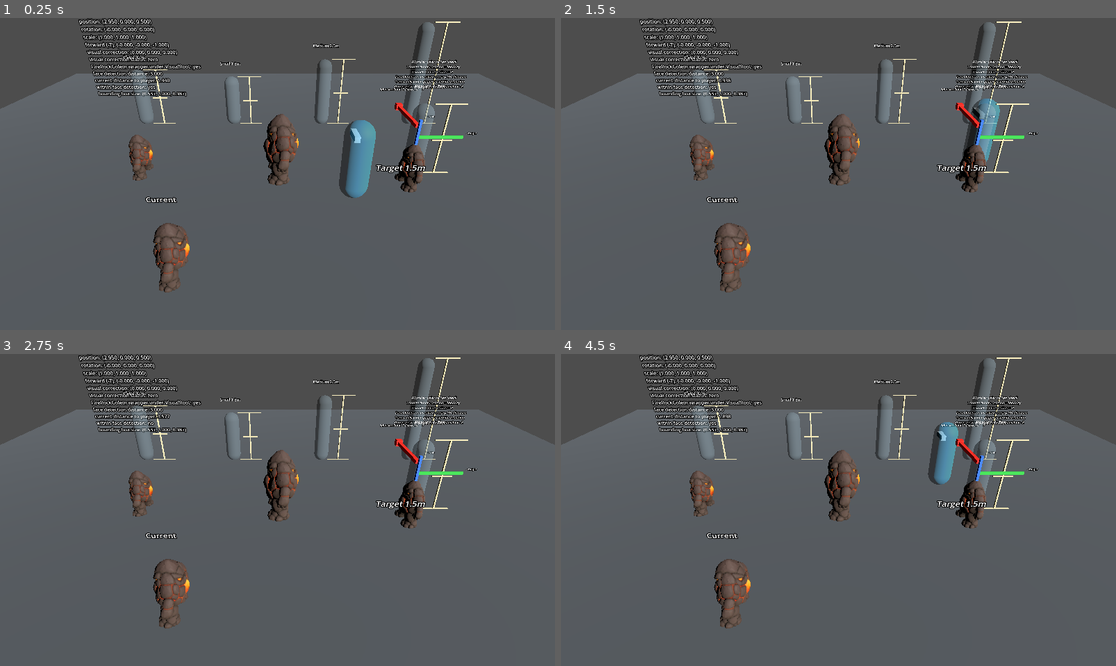
Above: before the commit, frames 1-4 (two rows, left to right).
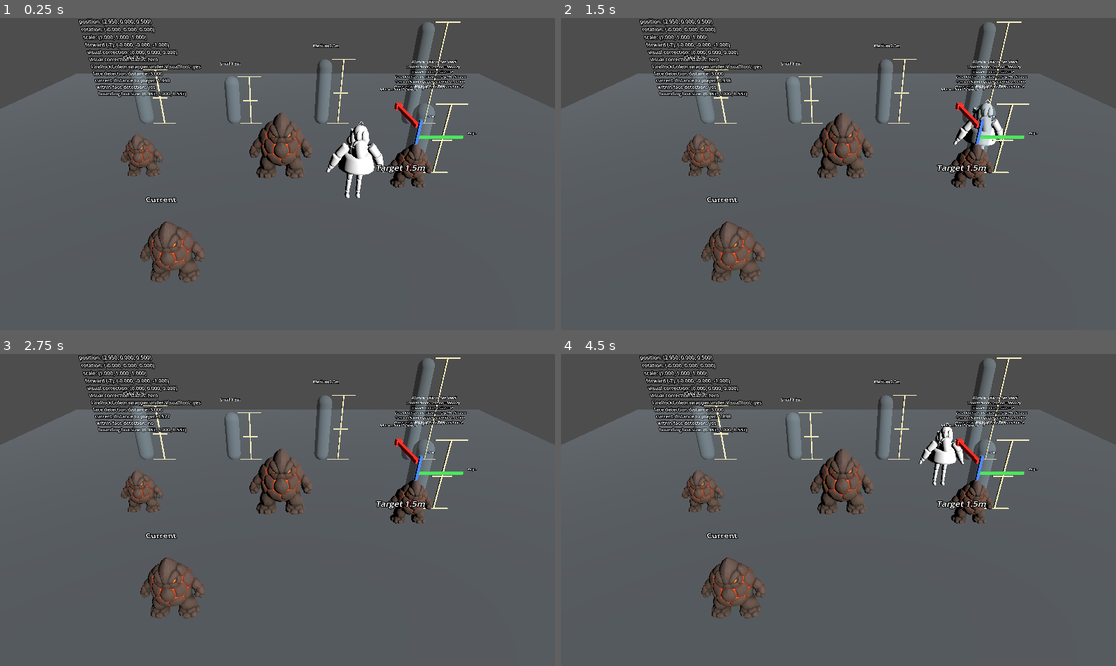
Above: after the commit, the same moments.

Repository: ttww14700-tech/GodotProject-AstralEcho
Game: Godot game, scene res://scenes/test/DevTestScene.tscn
The game is run twice, just before and just after one commit, with the same random seed, the same clock (stepped at 60 frames per second) and the same inputs. This scene is started directly instead of the project's main scene.
Inputs:
- Up to frame 1 (0.25 s): no input
- Up to frame 2 (1.5 s): tap Enter at 0.5 s; hold D (move_right) 0.53-1.28 s; hold W (camera_push_forward) 0.53-1.28 s; hold S (slow_down) from 1.28 s (still down); tap Space (dodge) at 1.35 s
- Up to frame 3 (2.75 s): release S (slow_down) at 2.03 s; hold D (move_right) from 2.03 s (still down); tap B (retreat) at 2.1 s
- Up to frame 4 (4.5 s): release D (move_right) at 2.78 s; hold Up 2.78-3.53 s; tap W (camera_push_forward) at 2.85 s; hold A (move_left) from 3.53 s (still down); tap Space (dodge) at 3.6 s; tap B (retreat) at 4.35 s

The runs differ from the first frame. In frame 1, 4.4% of the frame differs, in the area x 21-78%, y 23-88%; in frame 2, 3.7%; in frame 3, 2.9%; in frame 4, 3.9%.

Commit message:
Add dev test character and corrected golem model

Diff:
--- /dev/null
+++ b/scenes/characters/PlayerGreybox.tscn
@@ -0,0 +1,13 @@
+[gd_scene load_steps=2 format=3]
+
+[ext_resource type="PackedScene" uid="uid://bpw2bxmg51fak" path="res://assets/models/characters/AE_TestCharacter_Grey_Final.glb" id="1_player_model"]
+
+[node name="PlayerGreybox" type="Node3D"]
+
+[node name="CollisionRoot" type="Node3D" parent="."]
+
+[node name="LogicRoot" type="Node3D" parent="."]
+
+[node name="VisualRoot" type="Node3D" parent="."]
+
+[node name="AE_TestCharacter_Grey_Final" parent="VisualRoot" instance=ExtResource("1_player_model")]
--- a/scenes/test/DevTestScene.tscn
+++ b/scenes/test/DevTestScene.tscn
@@ -1,10 +1,11 @@
-[gd_scene load_steps=13 format=3 uid="uid://tjb0j0ptysrp"]
+[gd_scene load_steps=14 format=3 uid="uid://tjb0j0ptysrp"]
 
 [ext_resource type="PackedScene" path="res://scenes/models/test/AE_FireRockGolem_TestWrapper.tscn" id="1_fire_rock_golem_wrapper"]
 [ext_resource type="Script" uid="uid://ov5i68v4ffng" path="res://scripts/test/DevTestDebugInfo.gd" id="2_debug_info"]
 [ext_resource type="PackedScene" uid="uid://dv1yuh6g2umvw" path="res://scenes/test/MonsterScaleReference.tscn" id="3_scale_reference"]
 [ext_resource type="Script" uid="uid://d0us318od0bjj" path="res://scripts/test/TestCollisionPawn.gd" id="4_test_collision_pawn"]
 [ext_resource type="PackedScene" path="res://scenes/monsters/RunMonsterPlaceholder.tscn" id="5_run_monster_placeholder"]
+[ext_resource type="PackedScene" path="res://scenes/characters/PlayerGreybox.tscn" id="6_player_greybox"]
 
 [sub_resource type="StandardMaterial3D" id="StandardMaterial3D_reference_floor"]
 albedo_color = Color(0.32, 0.34, 0.36, 1)
@@ -84,9 +85,12 @@
 shape = SubResource("CapsuleShape3D_test_collision_pawn")
 
 [node name="PawnVisual" type="MeshInstance3D" parent="PlayerTestRoot/TestCollisionPawn" unique_id=2113908556]
+visible = false
 transform = Transform3D(1, 0, 0, 0, 1, 0, 0, 0, 1, 0, 0.85, 0)
 material_override = SubResource("StandardMaterial3D_test_pawn_body")
 mesh = SubResource("CapsuleMesh_test_collision_pawn")
+
+[node name="PlayerGreyboxVisual" parent="PlayerTestRoot/TestCollisionPawn" instance=ExtResource("6_player_greybox")]
 
 [node name="ForwardMarker" type="MeshInstance3D" parent="PlayerTestRoot/TestCollisionPawn" unique_id=1876349488]
 transform = Transform3D(1, 0, 0, 0, 1, 0, 0, 0, 1, 0, 1.25, -0.34)
Binary file added: assets/models/characters/AE_TestCharacter_Grey_Final.glb
Not shown, added: assets/models/characters/AE_TestCharacter_Grey_Final.glb.import
Binary file changed: assets/models/test/AE_FireRockGolem_mesh_Decimated.glb
Not shown, added: tools/blender/ae_fire_rock_golem_godot_ready_correct.py
Not shown, added: tools/blender/ae_test_character_pipeline.py
